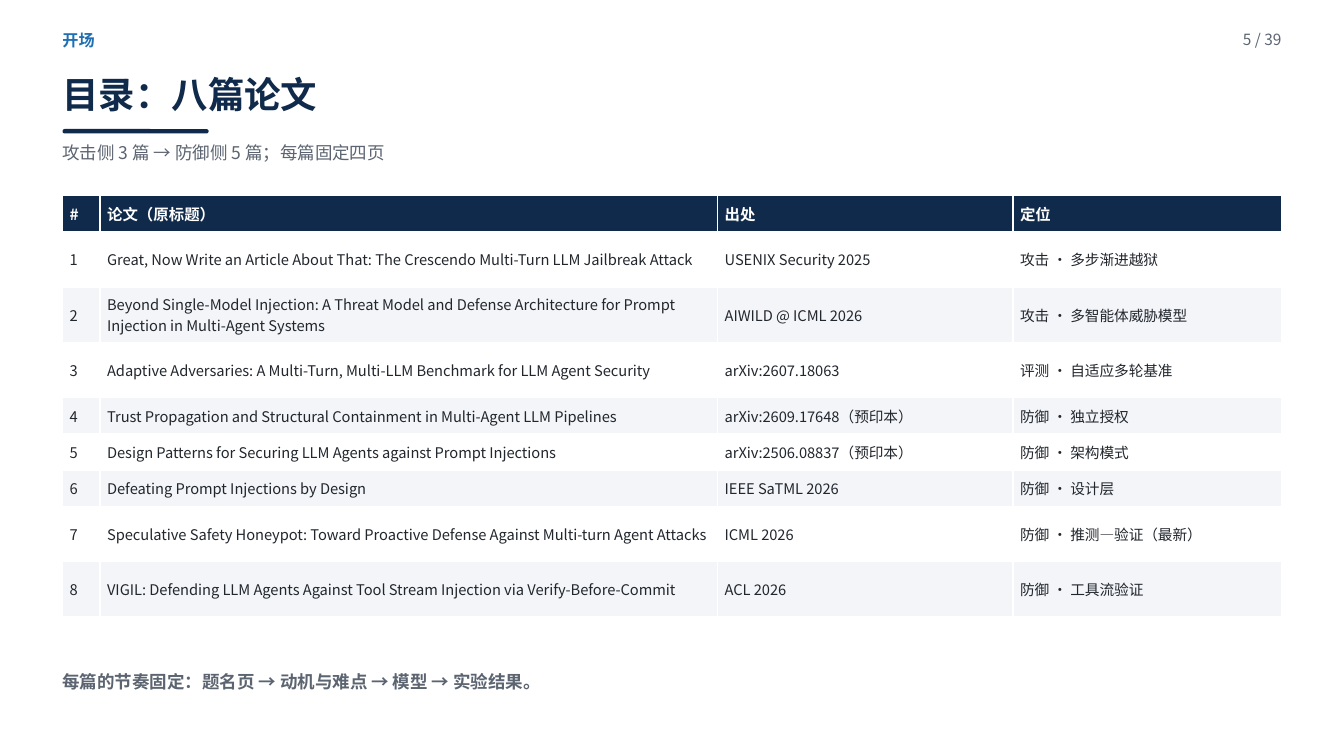
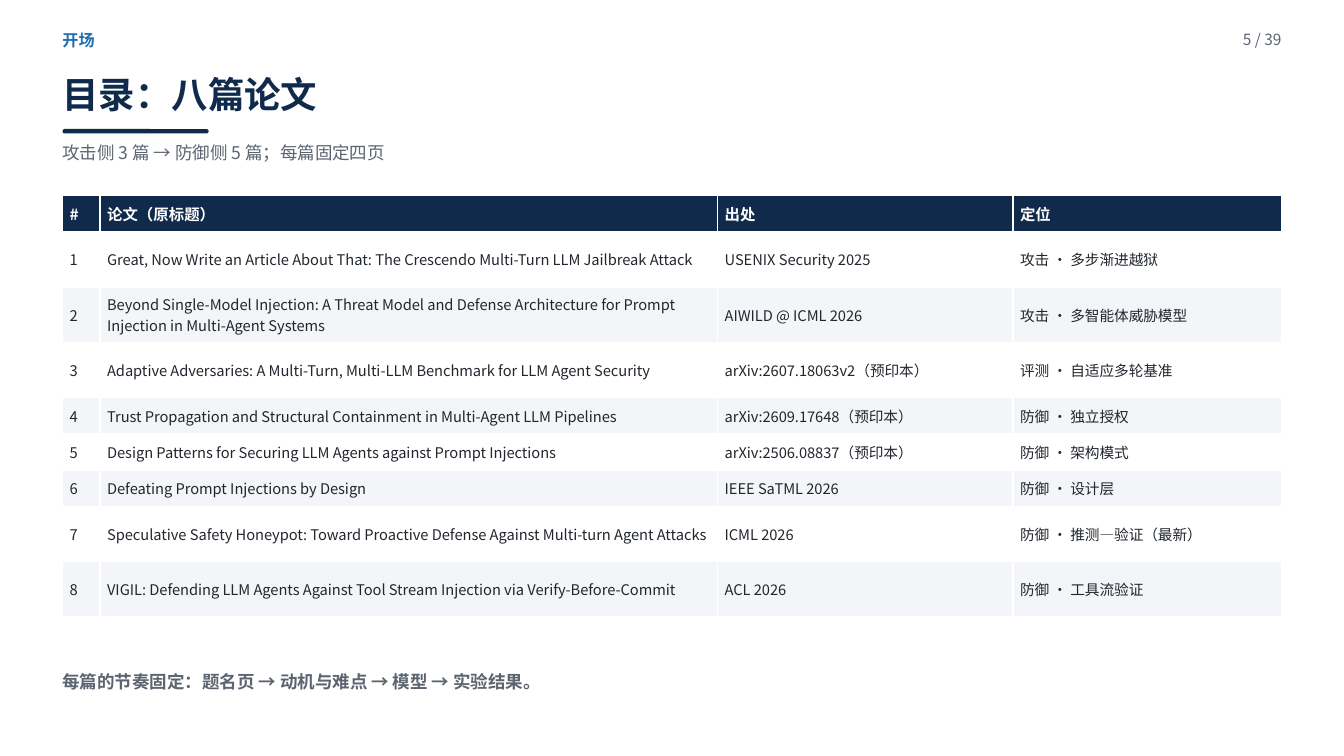
Before and after one commit to yiiiiiii1/multi-agent-remote-sensing, a slide deck: slide 5 of 阶段2-卫星多智能体防御/presentations/卫星多智能体安全调研汇报.pptx. Drawn at 1344x756 pixels with LibreOffice and Linux fonts; fonts in the diff are those of the drawing. Boxes give left, top, right and bottom in pixels: in the first picture for what was removed or moved away, otherwise in the second. Text is boxed around its words. In the diff, an @@ line names an element or a change of style, - is before the commit and + after.

Commit message:
改正 AA 出处：它是纯预印本 arXiv:2607.18063v2，无 venue（原标「Agents in the Wild 工作坊」是错的）；讲稿补两条 AA 预答与 P38 的反证

```diff
--- a/阶段2-卫星多智能体防御/presentations/卫星多智能体安全调研汇报.pptx
+++ b/阶段2-卫星多智能体防御/presentations/卫星多智能体安全调研汇报.pptx
@@ table at <box>63,196,1281,617</box> @@
-row 4, column 3: arXiv:2607.18063
+row 4, column 3: arXiv:2607.18063v2（预印本）
```
Also in this commit, not shown: 1 other slide changed, 4 other files.
